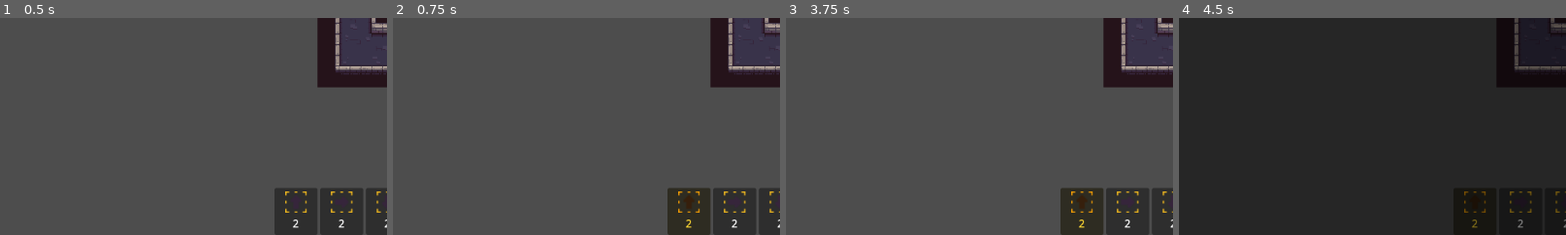
Above: before the commit, frames 1-4 (left to right).
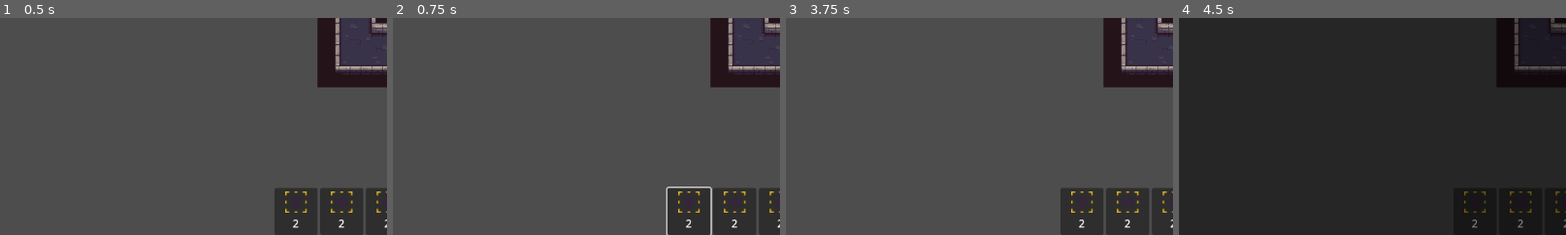
Above: after the commit, the same moments.

Repository: nico-hahn/freezelings
Game: Godot game, scene res://scenes/game/game.tscn
Two runs of this game, one before a commit and one after it. Both use one fixed random seed, a clock stepped at 60 frames per second and the inputs below.
Inputs (mouse positions are % of the whole screen's width and height, from its top left):
- Up to frame 1 (0.5 s): no input
- Up to frame 2 (0.75 s): click (38, 95) at 0.52 s
- Up to frame 3 (3.75 s): click (38, 95) at 1.27 s; click (38, 95) at 2.02 s; click "⏸ Pause" at 2.75 s; click "▶" at 3.5 s
- Up to frame 4 (4.5 s): click "⏸" at 4.25 s
The pictures show only the part of the screen within x 0-50%, y 50-100%; the shares and areas given below are measured in that part.

Frame 1 is identical in both runs. In frame 2, 0.5% of the frame differs, in the area x 70-83%, y 77-100%; in frame 3, 0.2%; in frame 4, less than 0.1%.

Commit message:
fix inventory slot highlighting

Diff:
--- a/scenes/ui/inventory_slot.tscn
+++ b/scenes/ui/inventory_slot.tscn
@@ -31,5 +31,4 @@
 anchor_bottom = 1.0
 grow_horizontal = 2
 grow_vertical = 2
-focus_mode = 0
 flat = true
--- a/scripts/ui/inventory_slot.gd
+++ b/scripts/ui/inventory_slot.gd
@@ -15,7 +15,6 @@
 
 var _object_type: String = ""
 var _count: int = 0
-var _is_selected: bool = false
 
 
 ## Initialisiert den Slot.
@@ -50,10 +49,10 @@
 	return _count
 
 
-## Setzt den visuellen Ausgewählt-Zustand des Slots.
+## Gibt den Button-Fokus frei (hebt den Fokus-Rahmen auf).
 func set_selected(selected: bool) -> void:
-	_is_selected = selected
-	_update_availability()
+	if not selected:
+		_button.release_focus()
 
 
 func _on_button_pressed() -> void:
@@ -62,9 +61,4 @@
 
 
 func _update_availability() -> void:
-	if _count <= 0:
-		modulate = Color(0.5, 0.5, 0.5, 1.0)
-	elif _is_selected:
-		modulate = Color(1.0, 0.85, 0.2, 1.0)  # Gold-Highlight
-	else:
-		modulate = Color.WHITE
+	modulate = Color.WHITE if _count > 0 else Color(0.5, 0.5, 0.5, 1.0)
